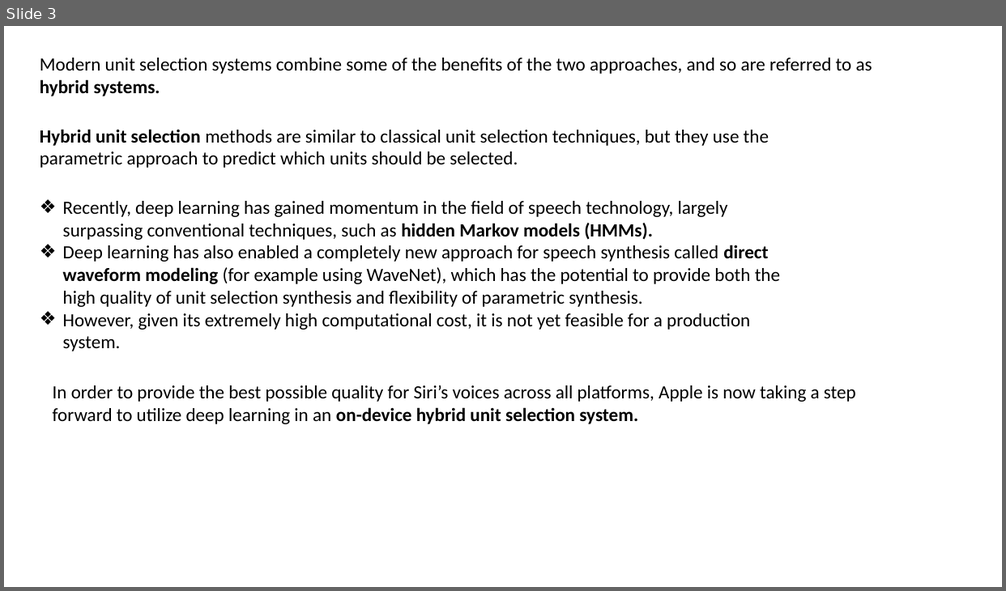
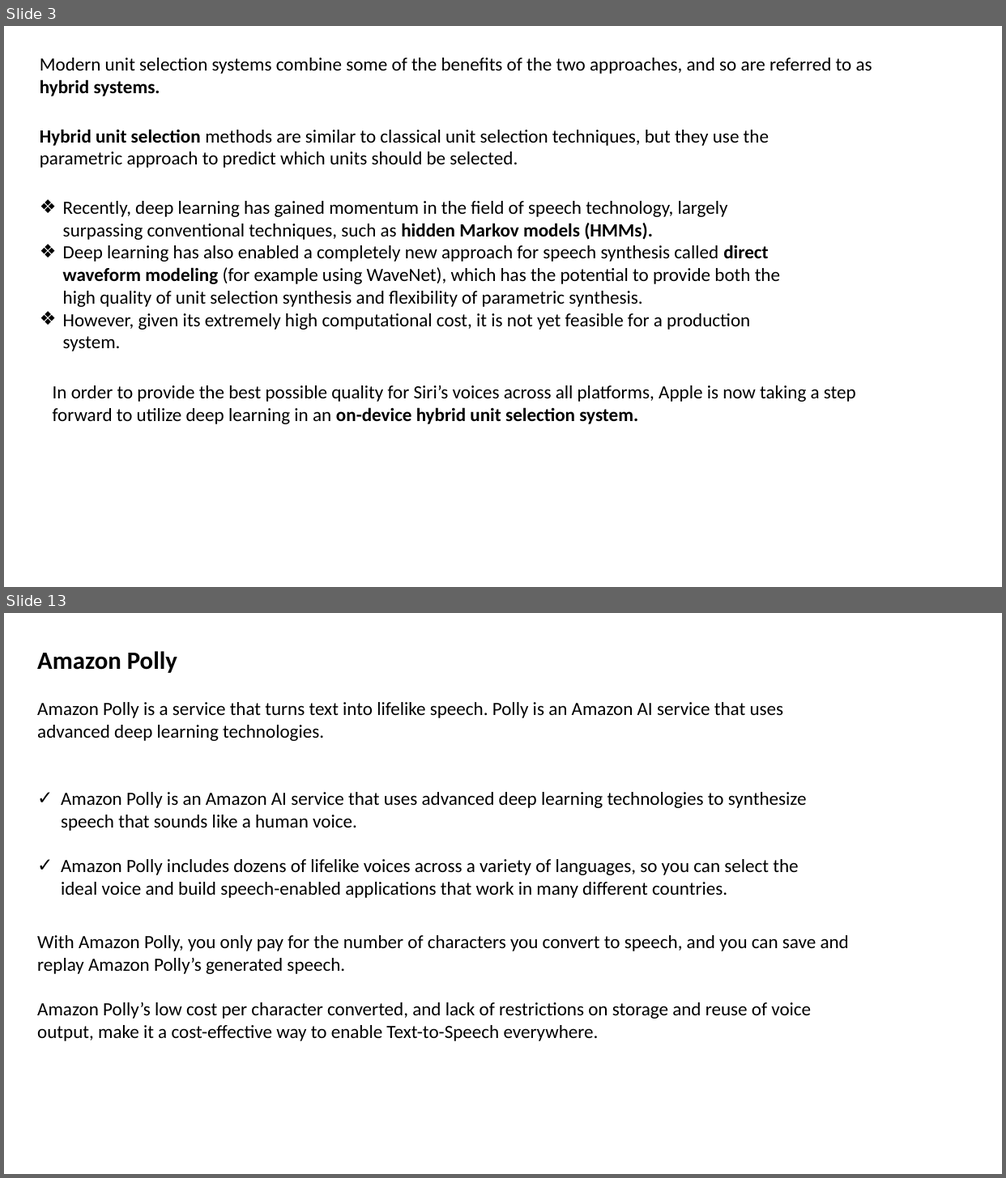
Before and after one commit to maddy6/LSTM_DEEP, a slide deck: Voice_Based_AI_Applications.pptx. Shown one above the other, each under a label of ours: slide 3 before the commit, slides 3 and 13 after it; the slides between them are not shown. The pictures are 1006x591 and 1006x1178 pixels, drawn with LibreOffice and Linux fonts; fonts in the diff are those of the drawing. Boxes give left, top, right and bottom in pixels: in the first picture for what was removed or moved away, otherwise in the second. Text is boxed around its words. In the diff, an @@ line names an element or a change of style, - is before the commit and + after.

```diff
--- a/Voice_Based_AI_Applications.pptx
+++ b/Voice_Based_AI_Applications.pptx
@@ slide 13 added at (4, 613, 1002, 1174), background #FFFFFF @@
@@ text added at (37, 651, 807, 898), 18 pt, text #000000 @@
+Amazon Polly
+Amazon Polly is a service that turns text into lifelike speech. Polly is an Amazon AI service that uses advanced deep learning technologies.
+✓ Amazon Polly is an Amazon AI service that uses advanced deep learning technologies to synthesize speech that sounds like a human voice.
+✓ Amazon Polly includes dozens of lifelike voices across a variety of languages, so you can select the ideal voice and build speech-enabled applications that work in many different countries.
@@ text added at (37, 935, 849, 1041), 18 pt, text #000000 @@
+With Amazon Polly, you only pay for the number of characters you convert to speech, and you can save and replay Amazon Polly’s generated speech.
+Amazon Polly’s low cost per character converted, and lack of restrictions on storage and reuse of voice output, make it a cost-effective way to enable Text-to-Speech everywhere.
```
Also in this commit, not shown: 2 slides changed, 17 other slides added, 1 slide removed.
